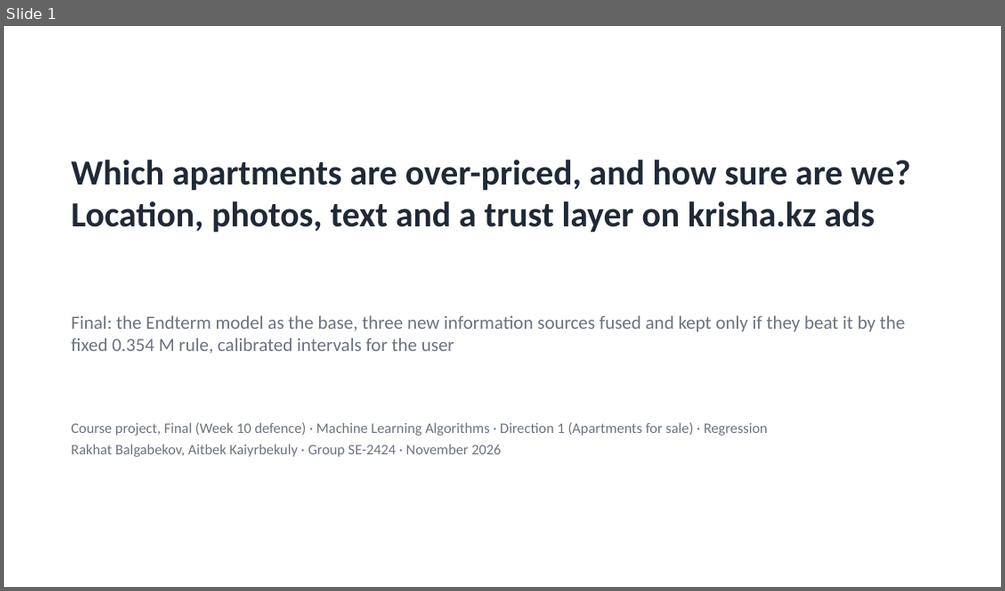
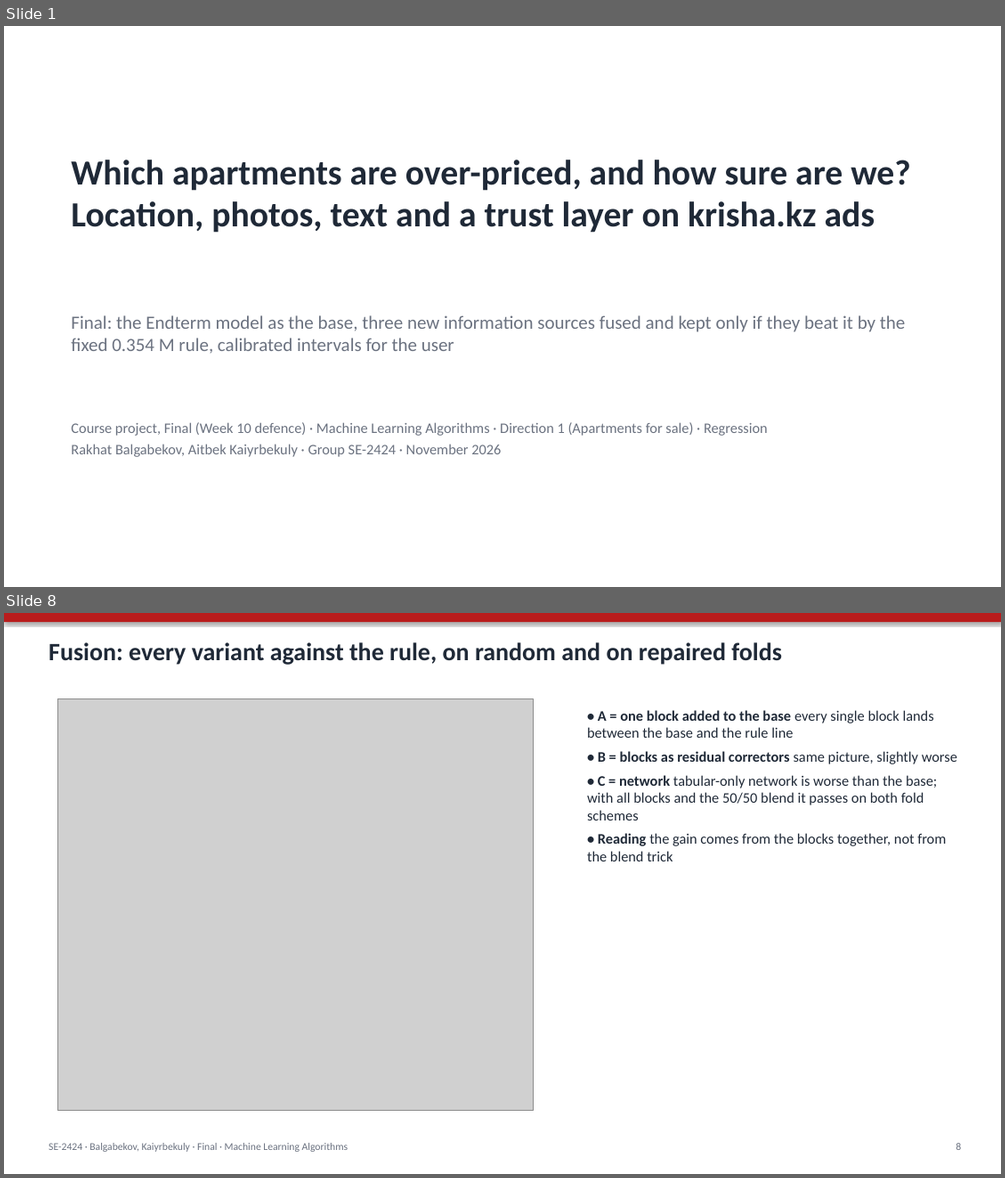
Before and after one commit to Newterios/mla_midtem, a slide deck: slides/Final_SE-2424_slides.pptx. Shown one above the other, each under a label of ours: slide 1 before the commit, slides 1 and 8 after it; the slides between them are not shown. The pictures are 1005x591 and 1005x1178 pixels, drawn with LibreOffice and Linux fonts; fonts in the diff are those of the drawing; grey boxes stand for pictures. Boxes give left, top, right and bottom in pixels: in the first picture for what was removed or moved away, otherwise in the second. Text is boxed around its words. In the diff, an @@ line names an element or a change of style, - is before the commit and + after.

Commit message:
Slides: one readable figure per slide, fusion table and figure split, test table with plain column names, real app screenshot; app: empty optional number boxes arrive as 0 and now mean 'not given', SHAP title kept inside the figure

```diff
--- a/slides/Final_SE-2424_slides.pptx
+++ b/slides/Final_SE-2424_slides.pptx
@@ slide 8 added at (x1=4, y1=613, x2=1001, y2=1174), background #FFFFFF @@
@@ rectangle added at (x1=4, y1=613, x2=1001, y2=622), fill #B91C1C @@
@@ text added at (x1=48, y1=642, x2=781, y2=665), 24 pt, text #1F2937, bold @@
+Fusion: every variant against the rule, on random and on repaired folds
@@ picture added at (x1=57, y1=699, x2=534, y2=1111) @@
@@ text added at (x1=587, y1=710, x2=957, y2=861), 14 pt, text #1F2937 @@
+• A = one block added to the base every single block lands between the base and the rule line
+• B = blocks as residual correctors same picture, slightly worse
+• C = network tabular-only network is worse than the base; with all blocks and the 50/50 blend it passes on both fold schemes
+• Reading the gain comes from the blocks together, not from the blend trick
@@ text added at (x1=48, y1=1143, x2=348, y2=1151), 10 pt, text #6B7280 @@
+SE-2424 · Balgabekov, Kaiyrbekuly · Final · Machine Learning Algorithms
@@ text added at (x1=955, y1=1143, x2=961, y2=1150), 10 pt, text #6B7280 @@
+8
```
Also in this commit, not shown: 14 slides changed, 2 other slides added, 6 other files.
